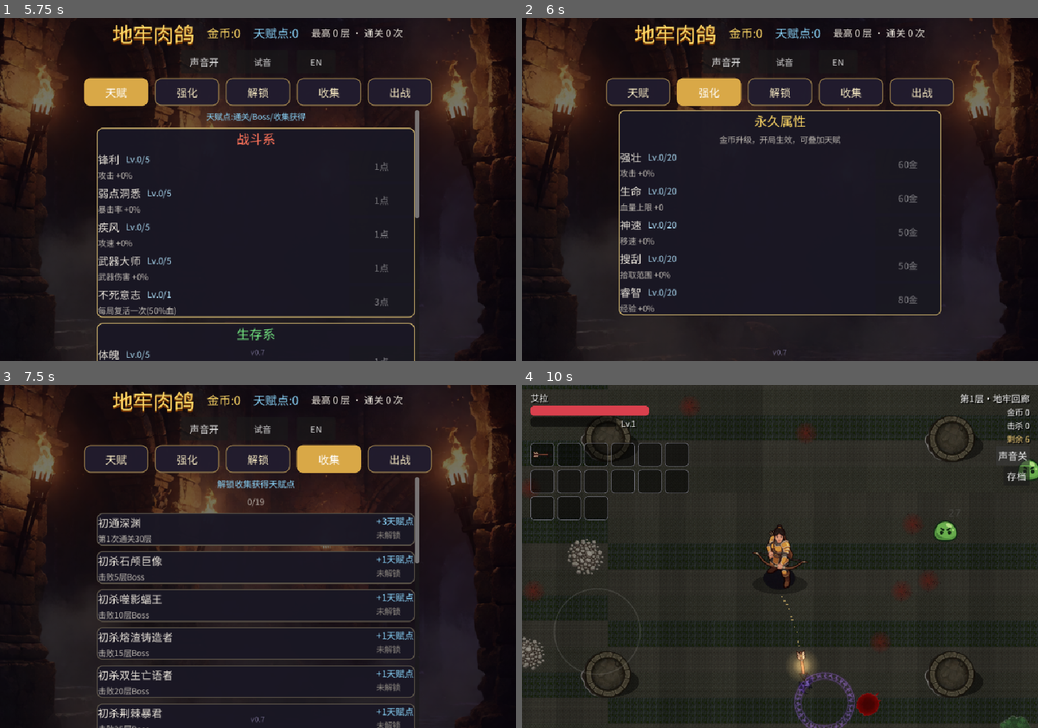
Above: before the commit, frames 1-4 (two rows, left to right).
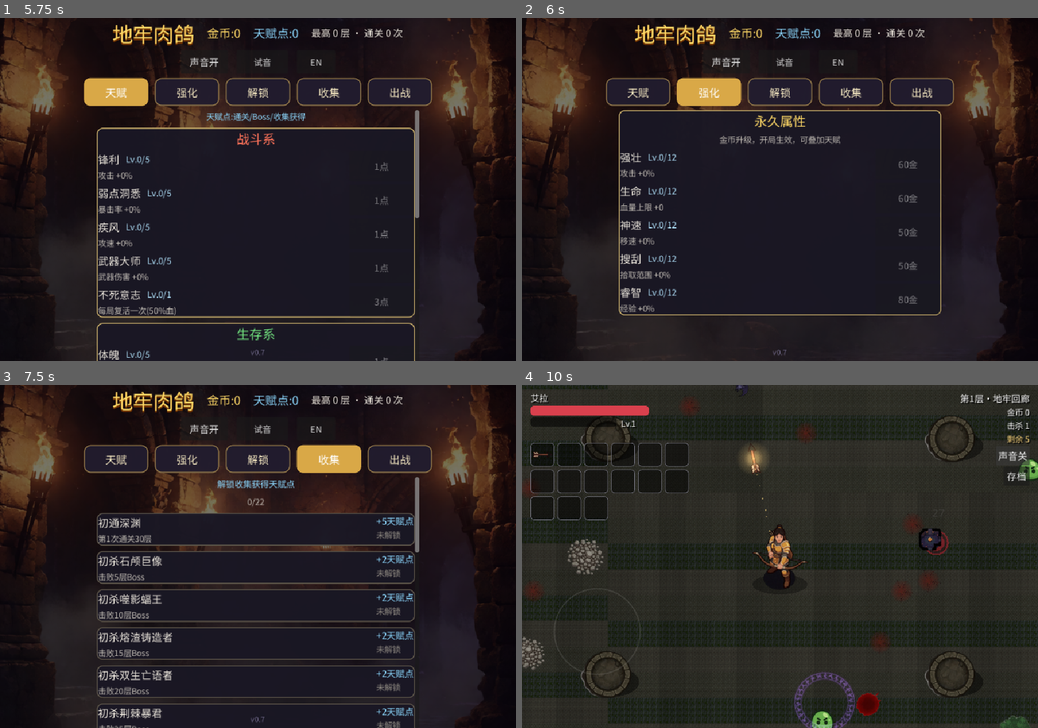
Above: after the commit, the same moments.

Repository: owlco001/dungeon-rogue-godot
Game: Godot game, scene res://scenes/lobby.tscn
The game is run twice, just before and just after one commit, with the same random seed, the same clock (stepped at 60 frames per second) and the same inputs.
Inputs:
- Up to frame 1 (5.75 s): click "声音开" at 0.5 s; click "声音关" at 1.25 s; click "试音" at 2 s; click "EN" at 2.75 s; click "Test" at 3.5 s; click "中文" at 4.25 s; click "天赋" at 5 s
- Up to frame 2 (6 s): click "强化" at 5.75 s
- Up to frame 3 (7.5 s): click "解锁" at 6.5 s; click "收集" at 7.25 s
- Up to frame 4 (10 s): click "出战" at 8 s; click "开始战斗" at 8.75 s; click "声音开" at 9.5 s

Frame 1 is identical in both runs. In frame 2, less than 0.1% of the frame differs, in the area x 28-30%, y 39-82%; in frame 3, 0.1%; in frame 4, 1.3%, in the area x 41-100%, y 0-100%.

Commit message:
B3-核心 D2+D3：刷怪曲线去锯齿（data/floors.json 锚点插值+floor_count 6→46，精英×2/最高HP兵种，对齐 sim/_final.py 模型，V9 静态绿：最大回落-7.8%）+ 局外经济重配（金币掉率45%/Boss金币/通关400/按层发天赋点/属性1.18^lv 上限12/成就点数53+无尽45/55/60)

Diff:
--- /dev/null
+++ b/data/floors.json
@@ -0,0 +1 @@
+{"count":{"base":6,"max":46,"min":6,"per_floor":1.35},"elite_hp_mult":2.0,"mix_anchors":{"1":{"bat":0.3,"slime":0.7},"10":{"bat":0.25,"brute":0.1,"skeleton":0.25,"slime":0.4},"20":{"bat":0.2,"brute":0.17,"skeleton":0.33,"slime":0.3},"30":{"bat":0.18,"brute":0.23,"skeleton":0.37,"slime":0.22}}}
--- a/scripts/achievements.gd
+++ b/scripts/achievements.gd
@@ -7,29 +7,32 @@
 ## 文案只用 hud-subset.ttf 已有字（完/鉴/奖/✦ 等字缺，避开）。
 
 const DEFS := {
-	"first_clear": {"name": "初通深渊", "desc": "第1次通关30层", "points": 3},
-	"boss_5":  {"name": "初杀石颅巨像", "desc": "击败5层Boss", "points": 1},
-	"boss_10": {"name": "初杀噬影蝠王", "desc": "击败10层Boss", "points": 1},
-	"boss_15": {"name": "初杀熔渣铸造者", "desc": "击败15层Boss", "points": 1},
-	"boss_20": {"name": "初杀双生亡语者", "desc": "击败20层Boss", "points": 1},
-	"boss_25": {"name": "初杀荆棘暴君", "desc": "击败25层Boss", "points": 1},
-	"boss_30": {"name": "初杀深渊主宰", "desc": "击败30层大Boss", "points": 1},
-	"endless35": {"name": "无尽35层", "desc": "深入无尽35层", "points": 2},
-	"endless40": {"name": "无尽40层", "desc": "深入无尽40层", "points": 2},
-	"endless50": {"name": "无尽50层", "desc": "深入无尽50层", "points": 2},
-	"kill1000": {"name": "千怪斩", "desc": "击杀1000只怪物", "points": 1},
-	"kill5000": {"name": "万怪斩", "desc": "击杀5000只怪物", "points": 2},
-	"super1":  {"name": "超武初成", "desc": "合成超武x1", "points": 1},
-	"super5":  {"name": "超武多成", "desc": "合成超武x5", "points": 2},
-	"super19": {"name": "超武大成", "desc": "集齐19超武", "points": 3},
-	"arsenal": {"name": "武器全收", "desc": "19武器全获得", "points": 2},
-	"master_combat":   {"name": "战斗大师", "desc": "战斗系天赋全满", "points": 2},
-	"master_survival": {"name": "生存大师", "desc": "生存系天赋全满", "points": 2},
-	"master_greed":    {"name": "贪婪大师", "desc": "贪婪系天赋全满", "points": 2},
+	"first_clear": {"name": "初通深渊", "desc": "第1次通关30层", "points": 5},
+	"boss_5":  {"name": "初杀石颅巨像", "desc": "击败5层Boss", "points": 2},
+	"boss_10": {"name": "初杀噬影蝠王", "desc": "击败10层Boss", "points": 2},
+	"boss_15": {"name": "初杀熔渣铸造者", "desc": "击败15层Boss", "points": 2},
+	"boss_20": {"name": "初杀双生亡语者", "desc": "击败20层Boss", "points": 2},
+	"boss_25": {"name": "初杀荆棘暴君", "desc": "击败25层Boss", "points": 2},
+	"boss_30": {"name": "初杀深渊主宰", "desc": "击败30层大Boss", "points": 2},
+	"endless35": {"name": "无尽35层", "desc": "深入无尽35层", "points": 3},
+	"endless40": {"name": "无尽40层", "desc": "深入无尽40层", "points": 3},
+	"endless50": {"name": "无尽50层", "desc": "深入无尽50层", "points": 3},
+	"endless45": {"name": "无尽45层", "desc": "深入无尽45层", "points": 3},
+	"endless55": {"name": "无尽55层", "desc": "深入无尽55层", "points": 3},
+	"endless60": {"name": "无尽60层", "desc": "深入无尽60层", "points": 3},
+	"kill1000": {"name": "千怪斩", "desc": "击杀1000只怪物", "points": 2},
+	"kill5000": {"name": "万怪斩", "desc": "击杀5000只怪物", "points": 3},
+	"super1":  {"name": "超武初成", "desc": "合成超武x1", "points": 2},
+	"super5":  {"name": "超武多成", "desc": "合成超武x5", "points": 3},
+	"super19": {"name": "超武大成", "desc": "集齐19超武", "points": 5},
+	"arsenal": {"name": "武器全收", "desc": "19武器全获得", "points": 3},
+	"master_combat":   {"name": "战斗大师", "desc": "战斗系天赋全满", "points": 3},
+	"master_survival": {"name": "生存大师", "desc": "生存系天赋全满", "points": 3},
+	"master_greed":    {"name": "贪婪大师", "desc": "贪婪系天赋全满", "points": 3},
 }
 const ORDER := ["first_clear",
 	"boss_5", "boss_10", "boss_15", "boss_20", "boss_25", "boss_30",
-	"endless35", "endless40", "endless50",
+	"endless35", "endless40", "endless45", "endless50", "endless55", "endless60",
 	"kill1000", "kill5000",
 	"super1", "super5", "super19",
 	"arsenal",
--- a/scripts/enemy.gd
+++ b/scripts/enemy.gd
@@ -46,7 +46,7 @@
 	var def: Dictionary = GameData.ENEMIES[enemy_id]
 	hp = float(def["hp"]) * hp_mult
 	if elite:
-		hp *= 8.0
+		hp *= GameData.elite_hp_mult()
 	max_hp = hp
 	speed = float(def["speed"])
 	dmg = float(def["dmg"]) * dmg_mult
--- a/scripts/game_data.gd
+++ b/scripts/game_data.gd
@@ -388,14 +388,7 @@
 	{"theme": "thorn", "name": "荆棘密林"},
 	{"theme": "void", "name": "虚空祭坛"},
 ]
-const FLOOR_COMPS := [
-	{"slime": 4, "bat": 2},
-	{"slime": 3, "bat": 3, "skeleton": 2},
-	{"slime": 3, "bat": 3, "skeleton": 3, "brute": 1},
-	{"slime": 2, "bat": 4, "skeleton": 4, "brute": 2},
-	{"slime": 2, "bat": 4, "skeleton": 5, "brute": 3},
-	{"slime": 3, "bat": 3, "skeleton": 4, "brute": 3},
-]
+# v0.8 D2：刷怪构成改由 data/floors.json 的 MIX_ANCHORS 插值生成（见 floor_comp）
 
 const GEM_TEX := {
 	"s": "res://assets/sprites/pickups/gem_s.png",
@@ -431,14 +424,131 @@
 	return floor_num % 3 == 0 and not is_boss_floor(floor_num)
 
 
+## ---- v0.8 D2 刷怪曲线（01 §3.2）：只数主控 + 构成锚点插值，层总 HP 构造单调 ----
+static var _floors_cfg: Dictionary = {}
+static var _floors_loaded := false
+
+
+static func _floors() -> Dictionary:
+	if _floors_loaded:
+		return _floors_cfg
+	_floors_loaded = true
+	if FileAccess.file_exists("res://data/floors.json"):
+		var parsed = JSON.parse_string(FileAccess.get_file_as_string("res://data/floors.json"))
+		if parsed is Dictionary:
+			_floors_cfg = parsed
+	return _floors_cfg
+
+
+## 每层只数：6 + 1.35×(f-1)，夹在 [6, 46]（同屏上限 60 之下）
+static func floor_count(f: int) -> int:
+	var c: Dictionary = _floors().get("count", {})
+	return clampi(int(round(float(c.get("base", 6.0)) + float(c.get("per_floor", 1.35)) * float(f - 1))),
+		int(c.get("min", 6)), int(c.get("max", 46)))
+
+
+## 兵种构成权重：锚点间线性插值（锚点外取最近锚点）
+static func mix_for_floor(f: int) -> Dictionary:
+	var anchors: Dictionary = _floors().get("mix_anchors", {})
+	if anchors.is_empty():
+		return {"slime": 0.7, "bat": 0.3}
+	var keys: Array = []
+	for k in anchors.keys():
+		keys.append(int(k))
+	keys.sort()
+	var lo: int = keys[0]
+	var hi: int = keys[keys.size() - 1]
+	for k in keys:
+		if k <= f:
+			lo = k
+		if k >= f and hi == keys[keys.size() - 1]:
+			hi = k
+	if f <= int(keys[0]):
+		return (anchors[str(keys[0])] as Dictionary).duplicate()
+	if f >= int(keys[keys.size() - 1]):
+		return (anchors[str(keys[keys.size() - 1])] as Dictionary).duplicate()
+	if lo == hi:
+		return (anchors[str(lo)] as Dictionary).duplicate()
+	var a: Dictionary = anchors[str(lo)]
+	var b: Dictionary = anchors[str(hi)]
+	var t := float(f - lo) / float(hi - lo)
+	var out := {}
+	for kind in a.keys():
+		out[kind] = lerpf(float(a[kind]), float(b.get(kind, 0.0)), t)
+	for kind in b.keys():
+		if not out.has(kind):
+			out[kind] = lerpf(0.0, float(b[kind]), t)
+	return out
+
+
+## 每层刷怪表：floor_count 按构成权重分配（算法对齐 docs/v08/sim/_final.py 验证模型）
 static func floor_comp(floor_num: int) -> Dictionary:
-	var base: Dictionary = FLOOR_COMPS[(floor_num - 1) % FLOOR_COMPS.size()]
-	# 无尽 60 层后刷怪数封顶（防性能与数值失控）
-	var growth := mini(int((floor_num - 1) / FLOOR_COMPS.size()), 9)
+	var mix := mix_for_floor(floor_num)
+	var total := floor_count(floor_num)
+	var wsum := 0.0
+	for k in mix.keys():
+		wsum += float(mix[k])
+	if wsum <= 0.0:
+		return {"slime": total}
+	var counts := {}
+	var sum := 0
+	for k in mix.keys():
+		var n := int(round(float(mix[k]) / wsum * float(total)))
+		counts[k] = n
+		sum += n
+	# 不足则补给权重最大兵种；超出则从只数最大兵种扣
+	while sum < total:
+		var bk := ""
+		var bw := -1.0
+		for k in mix.keys():
+			if float(mix[k]) > bw:
+				bw = float(mix[k])
+				bk = String(k)
+		counts[bk] = int(counts[bk]) + 1
+		sum += 1
+	while sum > total:
+		var bk := ""
+		var bc := -1
+		for k in counts.keys():
+			if int(counts[k]) > bc:
+				bc = int(counts[k])
+				bk = String(k)
+		counts[bk] = int(counts[bk]) - 1
+		sum -= 1
 	var out := {}
-	for k in base.keys():
-		out[k] = int(base[k]) + growth * 2
+	for k in counts.keys():
+		if int(counts[k]) > 0:
+			out[k] = int(counts[k])
 	return out
+
+
+## 精英倍率（v0.7 的 ×8 造成精英层尖峰+断崖，下调为 ×2）
+static func elite_hp_mult() -> float:
+	return float(_floors().get("elite_hp_mult", 2.0))
+
+
+## 精英分配：精英层固定上限 2 只，兵种 = 构成中基础 HP 最高者（该兵种不足 2 只则按其只数，
+## 对齐 docs/v08/sim/_final.py 验证模型——顺延其他兵种会放大精英层尖峰、加深次层回落）
+static func elite_assignment(floor_num: int) -> Dictionary:
+	if not is_elite_floor(floor_num):
+		return {}
+	var top := elite_kind_for(floor_num)
+	if top == "":
+		return {}
+	return {top: mini(2, int(floor_comp(floor_num)[top]))}
+
+
+## 精英主兵种 = 该层实际刷怪构成中基础 HP 最高者（按只数，不按权重）
+static func elite_kind_for(floor_num: int) -> String:
+	var comp := floor_comp(floor_num)
+	var best := ""
+	var best_hp := -1.0
+	for k in comp.keys():
+		var hp := float(ENEMIES[k]["hp"])
+		if hp > best_hp:
+			best_hp = hp
+			best = String(k)
+	return best
 
 
 ## stat multiplier for enemies on a given floor
--- a/scripts/main.gd
+++ b/scripts/main.gd
@@ -23,6 +23,7 @@
 var run_time := 0.0
 var endless := false
 var _started := false
+var _elite_hint_shown := false
 var _stairs: Area2D = null
 var _boss_ref: Node2D = null
 var _last_advance_msec := -99999
@@ -97,7 +98,7 @@
 		return
 	_last_advance_msec = Time.get_ticks_msec()
 	floor_num += 1
-	if endless and (floor_num == 35 or floor_num == 40 or floor_num == 50):
+	if endless and floor_num in [35, 40, 45, 50, 55, 60]:
 		Achievements.unlock("endless%d" % floor_num)
 	if floor_num > GameData.MAX_FLOOR and not endless:
 		return
@@ -139,13 +140,20 @@
 				_spawn_enemy(String(eid), hp_m, dmg_m, false)
 		return
 	var comp: Dictionary = GameData.floor_comp(floor_num)
-	var elite_left := 2 if GameData.is_elite_floor(floor_num) else 0
+	# v0.8 精英规则：固定 2 只，按基础 HP 从高到低分配（GameData.elite_assignment）
+	var elite_asg: Dictionary = GameData.elite_assignment(floor_num)
+	var elite_kind := GameData.elite_kind_for(floor_num)
 	for eid in comp.keys():
+		var elite_left := int(elite_asg.get(eid, 0))
 		for i in range(int(comp[eid])):
 			var is_elite := elite_left > 0
 			if is_elite:
 				elite_left -= 1
 			_spawn_enemy(String(eid), hp_m, dmg_m, is_elite)
+	# D4：第 3 层首只精英提示（每局一次）
+	if floor_num == 3 and elite_kind != "" and not _elite_hint_shown:
+		_elite_hint_shown = true
+		hud.show_toast(Lang.t("精英会掉落遗物"))
 
 
 func _spawn_enemy(eid: String, hp_m: float, dmg_m: float, is_elite: bool) -> void:
@@ -202,6 +210,7 @@
 		Meta.record_boss_kill(floor_num)
 		Achievements.unlock(GameData.boss_ach_id(floor_num))
 		_spawn_gem(e.global_position, "xp", 40, "")
+		_spawn_gem(e.global_position, "gold", 40 * (floor_num / 5), "")
 		_drop_relic(e.global_position, true)
 		var bdef: Dictionary = GameData.boss_def_for_floor(floor_num)
 		if not endless and bool(bdef.get("final", false)):
@@ -211,7 +220,7 @@
 		_spawn_stairs()
 		return
 	_spawn_gem(e.global_position, "xp", int(e.get("xp_value")), "")
-	if randf() < 0.25:
+	if randf() < 0.45:
 		_spawn_gem(e.global_position, "gold", randi_range(1, 3), "")
 	if bool(e.get("elite")):
 		_drop_relic(e.global_position, false)
@@ -426,6 +435,10 @@
 		_last_banked = int(_last_banked * GameData.ENDLESS_GOLD_MULT)
 	if _last_banked > 0:
 		Meta.add_gold(_last_banked)
+	if victory:
+		Meta.add_gold(400)  # v0.8 通关奖励（01 §3.3）
+	# v0.8 天赋点按到达层数发放：每 5 层 1 点（01 §3.3）
+	Meta.add_talent_points(floor_num / 5)
 	Meta.record_run(floor_num, victory)
 	Meta.save_data_now()
 
--- a/scripts/meta.gd
+++ b/scripts/meta.gd
@@ -40,11 +40,11 @@
 
 # ---------- 永久属性升级（§8.1，每项 20 级，价格递增） ----------
 const ATTRS := {
-	"atk":  {"name": "强壮", "desc": "攻击 +%d%%", "max": 20, "cost": 60, "per": 0.02},
-	"hp":   {"name": "生命", "desc": "血量上限 +%d", "max": 20, "cost": 60, "per": 6.0},
-	"spd":  {"name": "神速", "desc": "移速 +%d%%", "max": 20, "cost": 50, "per": 0.01},
-	"pick": {"name": "搜刮", "desc": "拾取范围 +%d%%", "max": 20, "cost": 50, "per": 0.03},
-	"exp":  {"name": "睿智", "desc": "经验 +%d%%", "max": 20, "cost": 80, "per": 0.02},
+	"atk":  {"name": "强壮", "desc": "攻击 +%d%%", "max": 12, "cost": 60, "per": 0.02},
+	"hp":   {"name": "生命", "desc": "血量上限 +%d", "max": 12, "cost": 60, "per": 6.0},
+	"spd":  {"name": "神速", "desc": "移速 +%d%%", "max": 12, "cost": 50, "per": 0.01},
+	"pick": {"name": "搜刮", "desc": "拾取范围 +%d%%", "max": 12, "cost": 50, "per": 0.03},
+	"exp":  {"name": "睿智", "desc": "经验 +%d%%", "max": 12, "cost": 80, "per": 0.02},
 }
 const ATTR_ORDER := ["atk", "hp", "spd", "pick", "exp"]
 
@@ -353,7 +353,7 @@
 
 static func attr_cost(aid: String) -> int:
 	var d: Dictionary = ATTRS[aid]
-	return int(float(d["cost"]) * pow(1.35, attr_lv(aid)))
+	return int(float(d["cost"]) * pow(1.18, attr_lv(aid)))
 
 
 static func buy_attr(aid: String) -> bool:
--- a/test/auto_v08.gd
+++ b/test/auto_v08.gd
@@ -56,6 +56,8 @@
 			await _v5h()
 		"v8":
 			await _v8()
+		"v9":
+			_v9()
 		"v2":
 			await _v2()
 		_:
@@ -283,6 +285,53 @@
 			best = o
 	return best
 
+# ---- V9 静态（B3）：刷怪曲线断言（01 §3.2）----
+func _v9() -> void:
+	_check("V9 count f1=6", GameData.floor_count(1) == 6, "got %d" % GameData.floor_count(1))
+	_check("V9 count f29=44", GameData.floor_count(29) == 44, "got %d" % GameData.floor_count(29))
+	_check("V9 count f60=46 cap", GameData.floor_count(60) == 46, "got %d" % GameData.floor_count(60))
+	var mono := true
+	for f in range(2, 61):
+		if GameData.floor_count(f) < GameData.floor_count(f - 1):
+			mono = false
+	_check("V9 count monotonic 1-60", mono)
+	var sums_ok := true
+	for f in range(1, 31):
+		var s := 0
+		for k in GameData.floor_comp(f).keys():
+			s += int(GameData.floor_comp(f)[k])
+		if s != GameData.floor_count(f):
+			sums_ok = false
+	_check("V9 comp sums == count", sums_ok)
+	_check("V9 elite kind f3=slime", GameData.elite_kind_for(3) == "slime", GameData.elite_kind_for(3))
+	_check("V9 elite kind f12=brute", GameData.elite_kind_for(12) == "brute", GameData.elite_kind_for(12))
+	# 层总等效 HP：相邻非 Boss 层回落不得超过 10%
+	var prev := -1.0
+	var worst := 0.0
+	var worst_f := 0
+	for f in range(1, 31):
+		if GameData.is_boss_floor(f):
+			continue
+		var tot := _floor_total_hp(f)
+		if prev > 0.0:
+			var drop := (tot - prev) / prev
+			if drop < worst:
+				worst = drop
+				worst_f = f
+		prev = tot
+	_check("V9 hp drop <=10%", worst >= -0.10, "worst=%.3f at f%d" % [worst, worst_f])
+
+func _floor_total_hp(f: int) -> float:
+	var comp := GameData.floor_comp(f)
+	var sum := 0.0
+	for k in comp.keys():
+		sum += float(GameData.ENEMIES[k]["hp"]) * float(int(comp[k]))
+	if GameData.is_elite_floor(f):
+		var asg := GameData.elite_assignment(f)
+		for k in asg.keys():
+			sum += float(GameData.ENEMIES[k]["hp"]) * (GameData.elite_hp_mult() - 1.0) * float(int(asg[k]))
+	return sum * GameData.enemy_hp_mult(f)
+
 func _corrupt_file(path: String) -> void:
 	var f := FileAccess.open(path, FileAccess.WRITE)
 	if f != null:
Not shown, changed: tools/run_headless.sh
